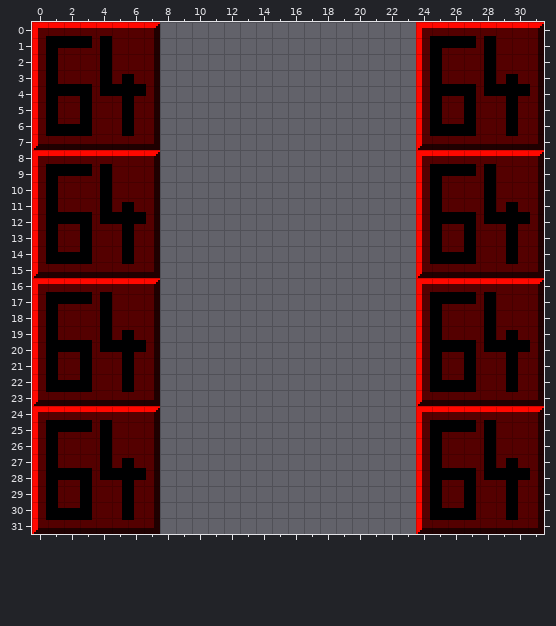
Two versions of a level (Tiled map, tiled/tmx/dev/01_00.tmx). Above is the file before it was changed.
Cells are 8x8 px. Shown: x 0..31, y 0..31.
And afterwards:
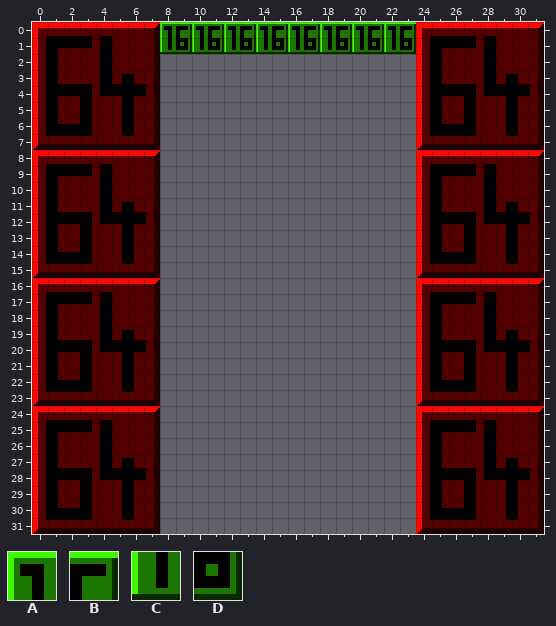
Key: from "dev": A 109, B 110, C 127, D 128.
_ is an empty cell.
What changed:
Changed rows in their new state; . is an unchanged cell.
Layer "tiles":
first column x 8:
 0 ABABABABABABABAB
 1 CDCDCDCDCDCDCDCD
Changed places in both pictures, as pixel boxes (x1, y1, x2, y2):
added: (160, 22, 416, 54)
